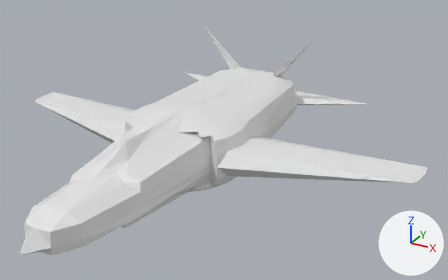
The COLLADA model art/meshes/structural/F-35.dae, before and after one commit.
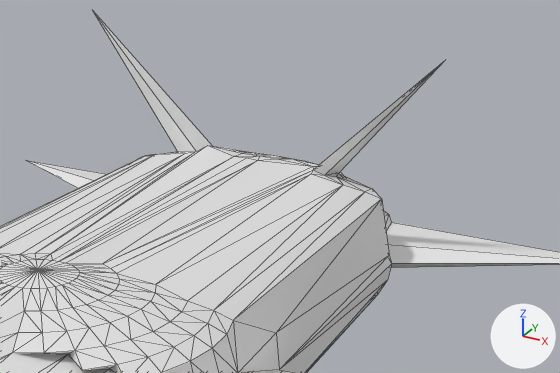
Each version is shown whole from a 50 mm lens placed at (14.17, -22.28, 14.16), pointed at (1.84, 0.15, 2.95), then close up on the part from 39% to 78% of the width and 8% to 49% of the height. Every picture has the same lights, and +X, +Y and +Z are marked at lower right. The close-ups show mesh edges as thin lines. Where no turn or scale is listed for an object, it has been applied to the vertices.
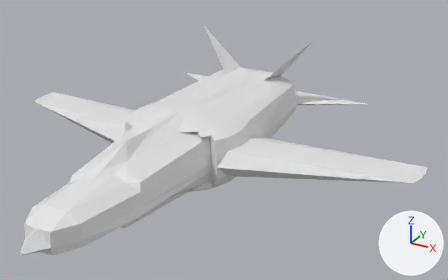
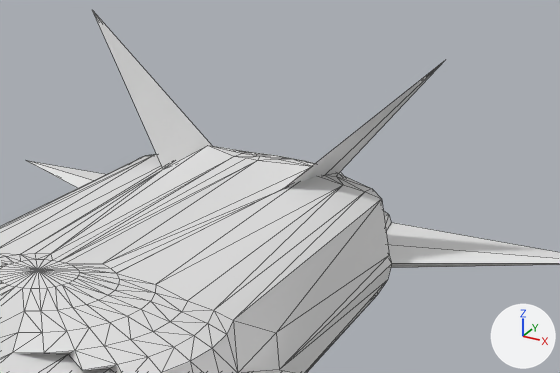
The newer file is also rescaled (x1.667), turned or shifted as a whole; pictures and numbers use the older file's frame.

What changed in the scene script:
```text
Change me_sphere:
    where me_sphere.from_pydata(...)  # 482 vertices, 960 faces; spans x -10.5..10.4, y -10.5..9.1, z -1.9..3.6
    used by ob_sphere; location = (0.0, 0.0, 2.5)
    me_sphere part 1
    me_sphere.vertices[189].co: (-1.1, 6.9, 1.5) -> (-1.1, 5.7, 1.5)  # pixel (196, 151) -> pixel (163, 169)
    me_sphere.vertices[279].co: (1.1, 6.9, 1.5) -> (1.1, 5.7, 1.5)  # pixel (313, 169) -> pixel (282, 189)
```

What differs and where, as boxes (x1, y1, x2, y2) in the close-ups (560 x 373 px; the box of a moved part takes in the faces that stretch with it):
'Sphere', reshaped
    before: (0, 11, 560, 373)
    after: (0, 10, 560, 373)
part 1 of me_sphere, moved or reshaped
    before: (35, 11, 444, 268)
    after: (22, 10, 444, 273)
